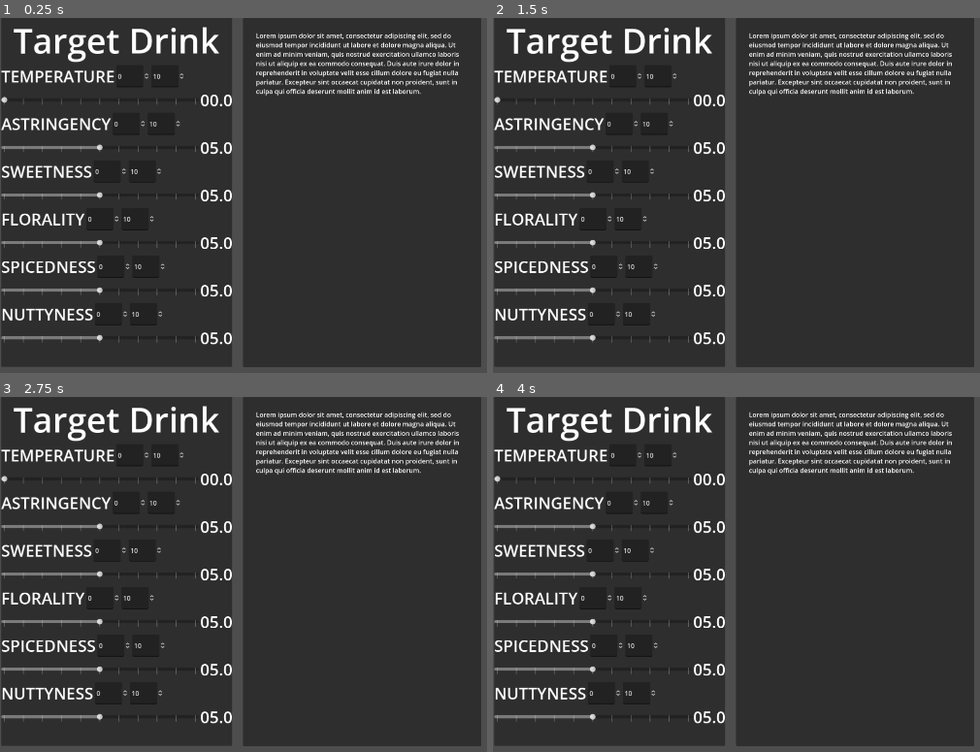
Above: before the commit, frames 1-4 (two rows, left to right).
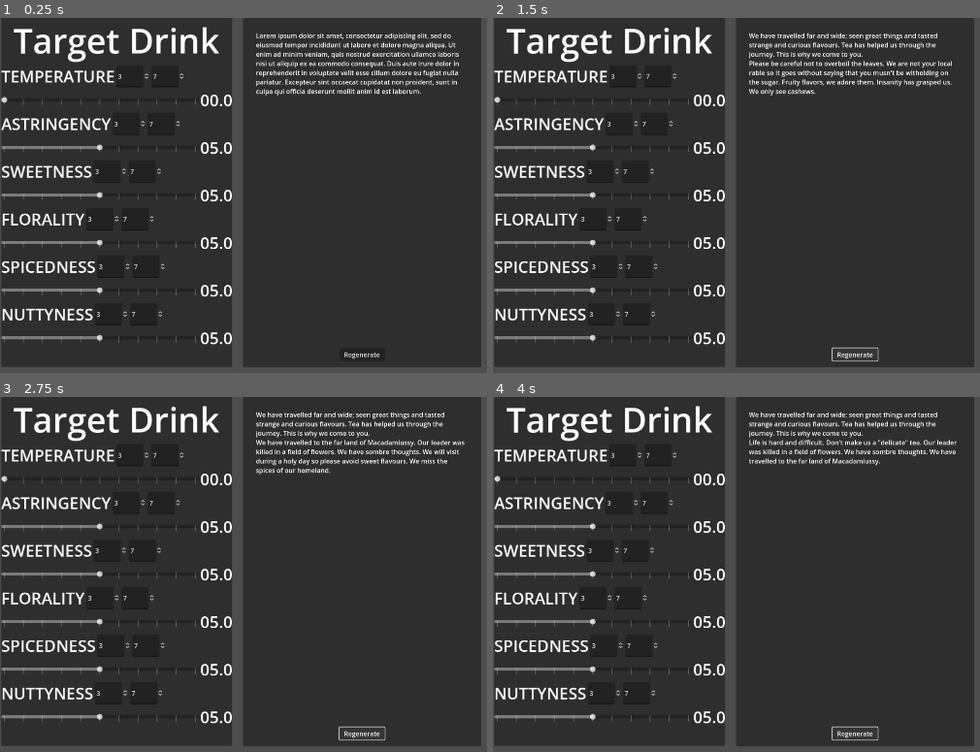
Above: after the commit, the same moments.

Repository: ThomasMcDonald904/TeaGame
Game: Godot game, scene res://scenes/office.tscn
Two runs of this game, one before a commit and one after it. Both use one fixed random seed, a clock stepped at 60 frames per second and the inputs below. This scene is started directly instead of the project's main scene.
Inputs (mouse positions are in pixels of both pictures, inside the frame that each line leads up to):
- Up to frame 1 (0.25 s): no input
- Up to frame 2 (1.5 s): click (853, 355) at 0.5 s, where only the run after the commit has a clickable "Regenerate"; click (853, 355) at 1.25 s, where only the run after the commit has a clickable "Regenerate"
- Up to frame 3 (2.75 s): click (360, 734) at 2 s, where only the run after the commit has a clickable "Regenerate"
- Up to frame 4 (4 s): tap Enter at 2.75 s; tap Space at 3.5 s

The runs differ from the first frame. In frame 1, 0.2% of the frame differs, in the area x 18-79%, y 15-97%; in frame 2, 2.8%; in frame 3, 2.9%, in the area x 18-96%, y 4-97%; in frame 4, 2.8%.

Commit message:
Added guest story generation

Diff:
--- /dev/null
+++ b/drink_descriptives/test_descriptive.tres
@@ -0,0 +1,16 @@
+[gd_resource type="Resource" script_class="DrinkDescriptive" load_steps=4 format=3 uid="uid://blaagmm480dps"]
+
+[ext_resource type="Script" path="res://scripts/drink_property_preference.gd" id="1_a2xoy"]
+[ext_resource type="Script" path="res://scripts/resources/guest_trait.gd" id="1_dew07"]
+
+[sub_resource type="Resource" id="Resource_4lnhf"]
+script = ExtResource("1_a2xoy")
+lower_bound = 0.0
+upper_bound = 0.0
+type = 2
+value = 0.0
+
+[resource]
+script = ExtResource("1_dew07")
+property_ranges = Array[ExtResource("1_a2xoy")]([SubResource("Resource_4lnhf"), null])
+text = ""
--- /dev/null
+++ b/drink_descriptives/test_descriptive_lib.tres
@@ -0,0 +1,147 @@
+[gd_resource type="Resource" script_class="GuestTraitCollection" load_steps=29 format=3 uid="uid://cv4vp7f4e0vut"]
+
+[ext_resource type="Script" path="res://scripts/resources/guest_trait.gd" id="1_ra63x"]
+[ext_resource type="Script" path="res://scripts/resources/guest_trait_tag.gd" id="2_2tu26"]
+[ext_resource type="Script" path="res://scripts/resources/guest_trait_collection.gd" id="2_n0fnx"]
+
+[sub_resource type="Resource" id="Resource_37qsw"]
+script = ExtResource("2_2tu26")
+affected_property = 2
+is_negative = false
+
+[sub_resource type="Resource" id="Resource_g0u3v"]
+script = ExtResource("2_2tu26")
+affected_property = 3
+is_negative = false
+
+[sub_resource type="Resource" id="Resource_5c0vm"]
+script = ExtResource("2_2tu26")
+affected_property = 4
+is_negative = true
+
+[sub_resource type="Resource" id="Resource_vgou2"]
+script = ExtResource("1_ra63x")
+is_neutral = false
+trait_tags = Array[ExtResource("2_2tu26")]([SubResource("Resource_37qsw"), SubResource("Resource_g0u3v"), SubResource("Resource_5c0vm")])
+text = "Fruity flavors, we adore them. "
+
+[sub_resource type="Resource" id="Resource_t6vte"]
+script = ExtResource("2_2tu26")
+affected_property = 5
+is_negative = false
+
+[sub_resource type="Resource" id="Resource_a8ytj"]
+script = ExtResource("1_ra63x")
+is_neutral = false
+trait_tags = Array[ExtResource("2_2tu26")]([SubResource("Resource_t6vte")])
+text = "We have travelled to the far land of Macadamiussy. "
+
+[sub_resource type="Resource" id="Resource_i0pmo"]
+script = ExtResource("2_2tu26")
+affected_property = 5
+is_negative = true
+
+[sub_resource type="Resource" id="Resource_c5po2"]
+script = ExtResource("1_ra63x")
+is_neutral = false
+trait_tags = Array[ExtResource("2_2tu26")]([SubResource("Resource_i0pmo")])
+text = "Insanity has grasped us. We only see cashews. "
+
+[sub_resource type="Resource" id="Resource_du6xo"]
+script = ExtResource("2_2tu26")
+affected_property = 3
+is_negative = true
+
+[sub_resource type="Resource" id="Resource_vu3kh"]
+script = ExtResource("2_2tu26")
+affected_property = 1
+is_negative = false
+
+[sub_resource type="Resource" id="Resource_xcpcb"]
+script = ExtResource("1_ra63x")
+is_neutral = false
+trait_tags = Array[ExtResource("2_2tu26")]([SubResource("Resource_du6xo"), SubResource("Resource_vu3kh")])
+text = "Our leader was killed in a field of flowers. We have sombre thoughts. "
+
+[sub_resource type="Resource" id="Resource_twk77"]
+script = ExtResource("2_2tu26")
+affected_property = 1
+is_negative = true
+
+[sub_resource type="Resource" id="Resource_cxw2x"]
+script = ExtResource("2_2tu26")
+affected_property = 2
+is_negative = false
+
+[sub_resource type="Resource" id="Resource_wjry8"]
+script = ExtResource("1_ra63x")
+is_neutral = false
+trait_tags = Array[ExtResource("2_2tu26")]([SubResource("Resource_twk77"), SubResource("Resource_cxw2x")])
+text = "Please be careful not to overboil the leaves. We are not your local rable so it goes without saying that you musn't be witholding on the sugar. "
+
+[sub_resource type="Resource" id="Resource_17kcw"]
+script = ExtResource("2_2tu26")
+affected_property = 4
+is_negative = false
+
+[sub_resource type="Resource" id="Resource_5s51x"]
+script = ExtResource("2_2tu26")
+affected_property = 2
+is_negative = true
+
+[sub_resource type="Resource" id="Resource_6xskp"]
+script = ExtResource("1_ra63x")
+is_neutral = false
+trait_tags = Array[ExtResource("2_2tu26")]([SubResource("Resource_17kcw"), SubResource("Resource_5s51x")])
+text = "We will visit during a holy day so please avoid sweet flavours. We miss the spices of our homeland. "
+
+[sub_resource type="Resource" id="Resource_y7ind"]
+script = ExtResource("2_2tu26")
+affected_property = 2
+is_negative = true
+
+[sub_resource type="Resource" id="Resource_41rh7"]
+script = ExtResource("1_ra63x")
+is_neutral = false
+trait_tags = Array[ExtResource("2_2tu26")]([SubResource("Resource_y7ind")])
+text = "Life is hard and difficult. Don't make us a \"delicate\" tea. "
+
+[sub_resource type="Resource" id="Resource_dy13c"]
+script = ExtResource("2_2tu26")
+affected_property = 3
+is_negative = false
+
+[sub_resource type="Resource" id="Resource_qs4uj"]
+script = ExtResource("2_2tu26")
+affected_property = 4
+is_negative = true
+
+[sub_resource type="Resource" id="Resource_mlhtp"]
+script = ExtResource("2_2tu26")
+affected_property = 1
+is_negative = true
+
+[sub_resource type="Resource" id="Resource_48pmv"]
+script = ExtResource("1_ra63x")
+is_neutral = false
+trait_tags = Array[ExtResource("2_2tu26")]([SubResource("Resource_dy13c"), SubResource("Resource_qs4uj"), SubResource("Resource_mlhtp")])
+text = "Our hearts crave a tea that mirrors the gentle awakening of meadows in spring. It should steer away from strong flavors disturbing the harmonious dance of delicate notes. "
+
+[sub_resource type="Resource" id="Resource_2jtha"]
+script = ExtResource("1_ra63x")
+is_neutral = true
+trait_tags = Array[ExtResource("2_2tu26")]([])
+text = "We are merchants,
+"
+
+[sub_resource type="Resource" id="Resource_3400a"]
+script = ExtResource("1_ra63x")
+is_neutral = true
+trait_tags = Array[ExtResource("2_2tu26")]([])
+text = "We have travelled far and wide; seen great things and tasted strange and curious flavours. Tea has helped us through the journey. This is why we come to you.
+"
+
+[resource]
+script = ExtResource("2_n0fnx")
+initial_descriptions = Array[ExtResource("1_ra63x")]([SubResource("Resource_2jtha"), SubResource("Resource_3400a")])
+descriptions = Array[ExtResource("1_ra63x")]([SubResource("Resource_vgou2"), SubResource("Resource_a8ytj"), SubResource("Resource_c5po2"), SubResource("Resource_xcpcb"), SubResource("Resource_wjry8"), SubResource("Resource_6xskp"), SubResource("Resource_41rh7"), SubResource("Resource_48pmv")])
--- a/scenes/office.tscn
+++ b/scenes/office.tscn
@@ -50,4 +50,19 @@
 text = "Lorem ipsum dolor sit amet, consectetur adipiscing elit, sed do eiusmod tempor incididunt ut labore et dolore m …(335 unchanged characters)…
 metadata/_edit_use_anchors_ = true
 
-[connection signal="preferences_changed" from="CanvasLayer/Control/TargetDrink" to="CanvasLayer/Control/Panel" method="_on_target_drink_preferences_changed"]
+[node name="Button" type="Button" parent="CanvasLayer/Control/Panel"]
+layout_mode = 1
+anchors_preset = -1
+anchor_left = 0.405
+anchor_top = 0.946
+anchor_right = 0.595
+anchor_bottom = 0.982
+offset_left = 0.0499878
+offset_top = 12.764
+offset_right = -0.0500183
+offset_bottom = -0.412048
+grow_horizontal = 2
+grow_vertical = 0
+text = "Regenerate"
+
+[connection signal="pressed" from="CanvasLayer/Control/Panel/Button" to="CanvasLayer/Control/Panel" method="_on_button_pressed"]
--- a/scripts/debug/storyteller_debug.gd
+++ b/scripts/debug/storyteller_debug.gd
@@ -11,8 +11,14 @@
 func _process(delta):
 	pass
 
-
 func _on_target_drink_preferences_changed(guest_preferences):
 	var storyteller: Storyteller = Storyteller.new()
-	var story: String = storyteller.generate_story(guest_preferences)
-	rich_text_label.text = story
+	var guest_profile = GuestProfile.new()
+	storyteller.generate_story(guest_profile)
+	rich_text_label.text = guest_profile.story
+
+func _on_button_pressed():
+	var storyteller: Storyteller = Storyteller.new()
+	var guest_profile = GuestProfile.new()
+	storyteller.generate_story(guest_profile)
+	rich_text_label.text = guest_profile.story
--- a/scripts/drink_property.gd
+++ b/scripts/drink_property.gd
@@ -1,10 +1,10 @@
 class_name DrinkProperty
-extends RefCounted
+extends Resource
 
 enum PropertyType {TEMPERATURE, ASTRINGENCY, SWEETNESS, FLORALITY, SPICEDNESS, NUTTYNESS, NONE}
 @export var type : PropertyType = PropertyType.NONE
 
-var value: float:  # 0 to 10
+@export var value: float:  # 0 to 10
 	set(v):
 		assert(0 <= v and v <= 10, "Drink property must be a within a range of 0 to 10")
 		value = v
--- a/scripts/drink_property_preference.gd
+++ b/scripts/drink_property_preference.gd
@@ -1,10 +1,10 @@
 class_name DrinkPropertyPreference
 extends DrinkProperty
 
-var lower_bound: float
-var upper_bound: float
+@export var lower_bound: float
+@export var upper_bound: float
 
-func _init(property_type: PropertyType, property_value: float = 5.0, min: float = 0, max: float = 10.0):
+func _init(property_type: PropertyType, property_value: float = 5.0, min: float = 3, max: float = 7.0):
 	super(property_type, property_value)
 	lower_bound = min
 	upper_bound = max
--- a/scripts/resources/cultural_palate.gd
+++ /dev/null
@@ -1,5 +0,0 @@
-class_name CulturalPalate
-extends Resource
-
-@export_enum("temperature", "astringency", "sweetness", "florality", "spicedness", "nuttyness") var property_name : String
-@export var property_range_discription : String
--- a/scripts/resources/drink_property_description.gd
+++ /dev/null
@@ -1,2 +0,0 @@
-class_name DrinkPropertyDescription
-extends Object
--- /dev/null
+++ b/scripts/resources/guest_profile.gd
@@ -0,0 +1,5 @@
+class_name GuestProfile
+extends Resource
+
+@export_multiline var story: String
+var preference: GuestPreferences = GuestPreferences.new()
--- /dev/null
+++ b/scripts/resources/guest_trait.gd
@@ -0,0 +1,19 @@
+class_name GuestTrait
+extends Resource
+
+@export var is_neutral: bool = false
+@export var trait_tags: Array[GuestTraitTag]
+@export_multiline var text: String
+
+func has_trait_for_property(property: DrinkProperty.PropertyType) -> bool:
+	for my_tag: GuestTraitTag in trait_tags:
+		if my_tag.affected_property == property:
+			return true
+	return false
+
+func has_conflicting_tag(tag: GuestTraitTag) -> bool:
+	for my_tag: GuestTraitTag in trait_tags:
+		if my_tag.affected_property == tag.affected_property:
+			if my_tag.is_negative != tag.is_negative:
+				return true
+	return false
--- /dev/null
+++ b/scripts/resources/guest_trait_collection.gd
@@ -0,0 +1,5 @@
+class_name GuestTraitCollection
+extends Resource
+
+@export var initial_descriptions: Array[GuestTrait]
+@export var descriptions: Array[GuestTrait]
--- /dev/null
+++ b/scripts/resources/guest_trait_tag.gd
@@ -0,0 +1,5 @@
+class_name GuestTraitTag
+extends Resource
+
+@export var affected_property: DrinkProperty.PropertyType
+@export var is_negative: bool = false
--- a/scripts/storyteller.gd
+++ b/scripts/storyteller.gd
@@ -1,12 +1,51 @@
 class_name Storyteller
 extends RefCounted
 
-func generate_story(guest_preferences: GuestPreferences) -> String:
-	var intro : String = "Hello,\nI am coming for tea in one week.\n"
+var guest_trait_collection_PS = preload("res://drink_descriptives/test_descriptive_lib.tres")
 
-	#_temperature, _astringency, _sweetness, _florality, _spicedness, _nuttyness
-	var temperature : String = "I like my tea at a temperature of %3.1f\n" % guest_preferences.temperature_preference.value
-	var astringency : String = "Personally, I prefer tea with %3.1f astringency\n" % guest_preferences.astringency_preference.value
-	var sweetness : String = "A sweetness of %3.1f has always tickled my fancy.\n" % guest_preferences.sweetness_preference.value
+func generate_story(guest_profile: GuestProfile):
 
-	return intro+temperature+astringency+sweetness
+	var guest_trait_collection: GuestTraitCollection = guest_trait_collection_PS
+	var initial_trait: GuestTrait = guest_trait_collection.initial_descriptions.pick_random()
+	var selected_traits: Array[GuestTrait]
+	var traits_working_array: Array[GuestTrait] = guest_trait_collection.descriptions.duplicate()
+	for i in 3:
+		if traits_working_array.is_empty():
+			break
+		var selected_idx: int = randi_range(0, traits_working_array.size()-1)
+		var selected: GuestTrait = traits_working_array.pop_at(selected_idx)
+		for trait_tag in selected.trait_tags:
+			traits_working_array = traits_working_array.filter(func(_trait: GuestTrait): return !_trait.has_conflicting_tag(trait_tag))
+		selected_traits.append(selected)
+
+	var story: String = initial_trait.text
+	for selected_trait in selected_traits:
+		story += selected_trait.text
+		for trait_tag in selected_trait.trait_tags:
+			var change = -1 if trait_tag.is_negative else 1
+			if trait_tag.affected_property == DrinkProperty.PropertyType.TEMPERATURE:
+				guest_profile.preference.temperature_preference.value += change
+				guest_profile.preference.temperature_preference.lower_bound += change
+				guest_profile.preference.temperature_preference.upper_bound += change
+			elif trait_tag.affected_property == DrinkProperty.PropertyType.ASTRINGENCY:
+				guest_profile.preference.astringency_preference.value += change
+				guest_profile.preference.astringency_preference.lower_bound += change
+				guest_profile.preference.astringency_preference.upper_bound += change
+			elif trait_tag.affected_property == DrinkProperty.PropertyType.SWEETNESS:
+				guest_profile.preference.sweetness_preference.value += change
+				guest_profile.preference.sweetness_preference.lower_bound += change
+				guest_profile.preference.sweetness_preference.upper_bound += change
+			elif trait_tag.affected_property == DrinkProperty.PropertyType.FLORALITY:
+				guest_profile.preference.florality_preference.value += change
+				guest_profile.preference.florality_preference.lower_bound += change
+				guest_profile.preference.florality_preference.upper_bound += change
+			elif trait_tag.affected_property == DrinkProperty.PropertyType.SPICEDNESS:
+				guest_profile.preference.spicedness_preference.value += change
+				guest_profile.preference.spicedness_preference.lower_bound += change
+				guest_profile.preference.spicedness_preference.upper_bound += change
+			elif trait_tag.affected_property == DrinkProperty.PropertyType.NUTTYNESS:
+				guest_profile.preference.nuttyness_preference.value += change
+				guest_profile.preference.nuttyness_preference.lower_bound += change
+				guest_profile.preference.nuttyness_preference.upper_bound += change
+
+	guest_profile.story = story
